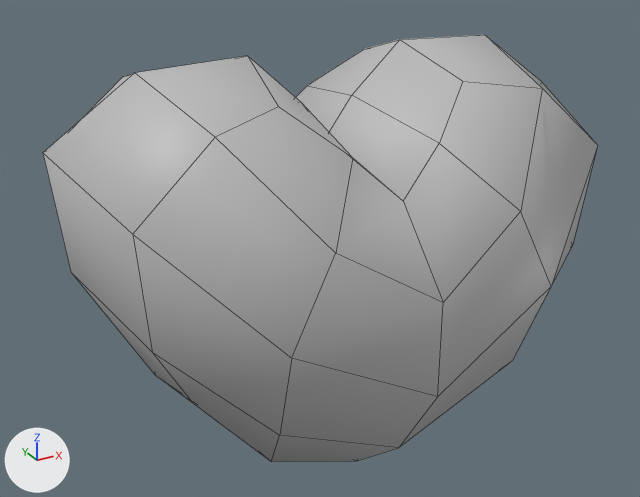
Before and after pictures for a commit that changed the FBX model Assets/Animation/UI/Heart/Heart_UI@Anim_Beat.fbx.
Camera for both pictures: a 50 mm lens placed at (-2.39, -4.26, 2.26), pointed at (-0.01, 0.06, 0.1). The axes (+X, +Y, +Z) are drawn at lower left. The lights are the same throughout. Mesh edges are drawn as thin lines. Where no turn or scale is listed for an object, it has been applied to the vertices.

Names of what the first picture shows: 'heart_UI'.
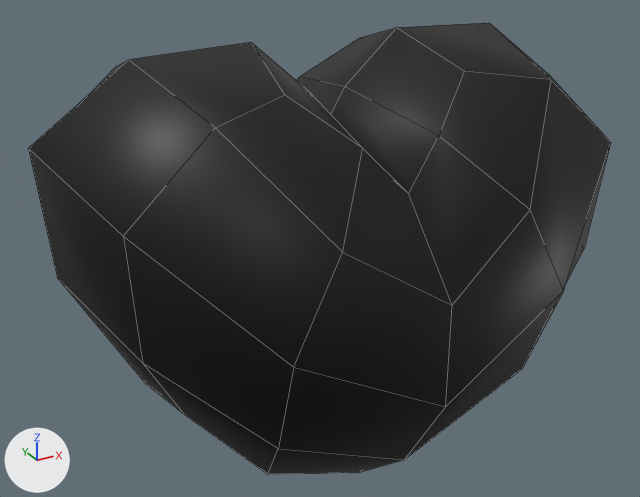
What differs and where, as boxes [x1, y1, x2, y2] in the pictures (640 x 497 px):
'heart_UI', reshaped
    before: [43, 34, 597, 462]
    after: [28, 23, 611, 475]
part 1 of me_mesh, added (black)
    after: [28, 23, 611, 475]
part 2 of me_mesh, recoloured
    before: [43, 34, 597, 462]

The change, as a diff of the scene's bpy script:
```diff
--- a/Assets/Animation/UI/Heart/Heart_UI@Anim_Beat.fbx.py
+++ b/Assets/Animation/UI/Heart/Heart_UI@Anim_Beat.fbx.py
@@ img_environment_albedo_png @@
+img_environment_albedo_png = load_image('Environment_ALBEDO.png', '../../../Textures/Environment/Environment_ALBEDO.png', 4096, 4096, 'sRGB')
@@ mat_environment_mat @@
+mat_environment_mat = principled_material('environment_Mat')
+mat_environment_mat.texture = img_environment_albedo_png
@@ me_mesh @@
 # used by ob_heart_ui; location = (0.0, 0.0, 0.0)
-me_mesh.from_pydata(...)  # 66 vertices, 64 faces; spans x -1.57..1.57, y -1.17..1.17, z -1.32..1.32
+me_mesh.from_pydata(...)  # 132 vertices, 128 faces; spans x -1.64..1.64, y -1.24..1.24, z -1.39..1.38
+# me_mesh part 1: a new loose piece of 66 vertices spanning x -1.64..1.64, y -1.24..1.24, z -1.39..1.38, in mat_environment_mat (picture img_environment_albedo_png)
+# me_mesh part 2: 64 faces spanning x -1.57..1.57, y -1.17..1.17, z -1.32..1.32 switch from mat_lambert1 (grey #bcbcbc) to mat_environment_mat (picture img_environment_albedo_png)
```
